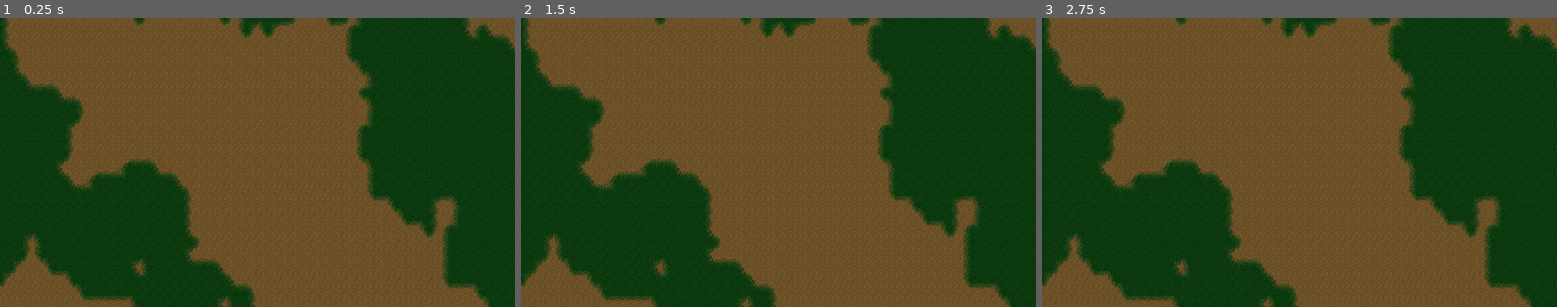
Above: before the commit, frames 1-3 (left to right).
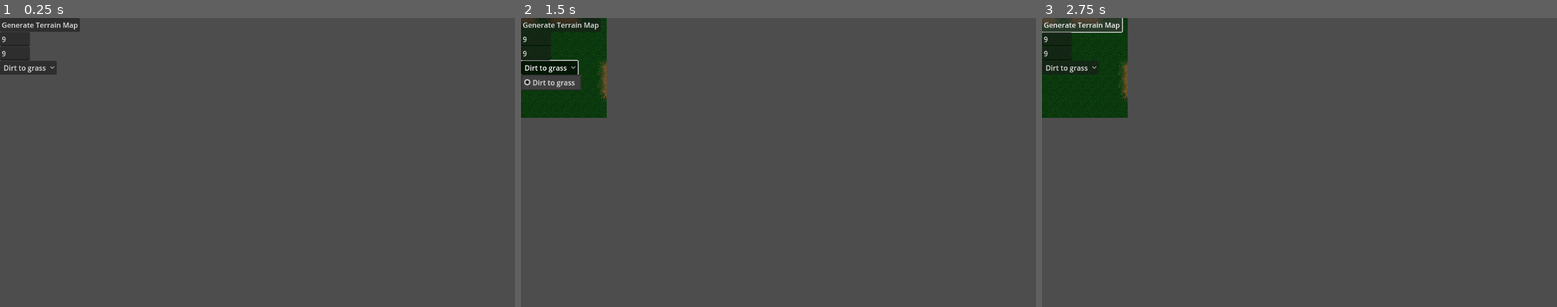
Above: after the commit, the same moments.

Repository: 28jb11/space-game
Game: Godot game, scene res://scenes/test_bed.tscn
The game is run twice, just before and just after one commit, with the same random seed, the same clock (stepped at 60 frames per second) and the same inputs. Before the commit the project starts from res://scenes/marching_squares.tscn.
Inputs (mouse positions are in pixels of both pictures, inside the frame that each line leads up to):
- Up to frame 1 (0.25 s): no input
- Up to frame 2 (1.5 s): click (562, 23) at 0.5 s, where only the run after the commit has a clickable "Generate Terrain Map"; click (551, 67) at 1.25 s, where only the run after the commit has a clickable "Dirt to grass"
- Up to frame 3 (2.75 s): click (1083, 23) at 2 s, where only the run after the commit has a clickable "Generate Terrain Map"

The runs differ from the first frame. In frame 1, 100% of the frame differs, in the area x 0-100%, y 0-100%; in frame 2, 98%; in frame 3, 98%.

Commit message:
refactored. added ui controls for testing map generation and tileset wrapping

Diff:
--- a/project.godot
+++ b/project.godot
@@ -11,7 +11,7 @@
 [application]
 
 config/name="space-game"
-run/main_scene="res://scenes/marching_squares.tscn"
+run/main_scene="res://scenes/test_bed.tscn"
 config/features=PackedStringArray("4.3", "Mobile")
 config/icon="res://icon.svg"
 
--- a/scenes/marching_squares.tscn
+++ /dev/null
@@ -1,18 +0,0 @@
-[gd_scene load_steps=5 format=3 uid="uid://irt4kb7muv8d"]
-
-[ext_resource type="Script" path="res://scripts/marching_squares.gd" id="1_4g56q"]
-[ext_resource type="PackedScene" uid="uid://bdea0676dkc0" path="res://scenes/tile_map.tscn" id="2_mneic"]
-
-[sub_resource type="FastNoiseLite" id="FastNoiseLite_5efmv"]
-noise_type = 3
-seed = 6
-frequency = 0.0463
-
-[sub_resource type="NoiseTexture2D" id="NoiseTexture2D_xwi7m"]
-noise = SubResource("FastNoiseLite_5efmv")
-
-[node name="MarchingSquares" type="Node2D"]
-script = ExtResource("1_4g56q")
-noise_height_text = SubResource("NoiseTexture2D_xwi7m")
-
-[node name="TileMap" parent="." instance=ExtResource("2_mneic")]
--- a/scenes/test_bed.tscn
+++ b/scenes/test_bed.tscn
@@ -1,12 +1,27 @@
-[gd_scene load_steps=2 format=3 uid="uid://c3opfl4r2s7y6"]
+[gd_scene load_steps=7 format=3 uid="uid://c3opfl4r2s7y6"]
 
-[ext_resource type="PackedScene" uid="uid://irt4kb7muv8d" path="res://scenes/marching_squares.tscn" id="1_2o184"]
+[ext_resource type="PackedScene" uid="uid://irt4kb7muv8d" path="res://scenes/tile_wrapper.tscn" id="1_2o184"]
+[ext_resource type="Script" path="res://scripts/test_bed.gd" id="1_jbmxw"]
+[ext_resource type="Script" path="res://scripts/generate_terrain.gd" id="3_blea5"]
+[ext_resource type="PackedScene" uid="uid://bdea0676dkc0" path="res://scenes/tile_map.tscn" id="4_5nyuh"]
+
+[sub_resource type="FastNoiseLite" id="FastNoiseLite_7mjxn"]
+seed = 3
+frequency = 0.0315
+
+[sub_resource type="NoiseTexture2D" id="NoiseTexture2D_4yeeh"]
+noise = SubResource("FastNoiseLite_7mjxn")
 
 [node name="TestBed" type="Node"]
+script = ExtResource("1_jbmxw")
 
-[node name="MSTiles" parent="." instance=ExtResource("1_2o184")]
+[node name="TileWrapper" parent="." instance=ExtResource("1_2o184")]
 
 [node name="GenerateTerrain" type="Node2D" parent="."]
+script = ExtResource("3_blea5")
+noise_height_text = SubResource("NoiseTexture2D_4yeeh")
+
+[node name="TileMap" parent="." instance=ExtResource("4_5nyuh")]
 
 [node name="TestControls" type="Control" parent="."]
 layout_mode = 3
@@ -14,22 +29,36 @@
 offset_right = 40.0
 offset_bottom = 40.0
 
-[node name="GenerateMap" type="Button" parent="TestControls"]
+[node name="GenerateTerrainButton" type="Button" parent="TestControls"]
 layout_mode = 0
-offset_right = 8.0
-offset_bottom = 8.0
+offset_right = 179.0
+offset_bottom = 31.0
+text = "Generate Terrain Map"
 
-[node name="SelectTerrain" type="OptionButton" parent="TestControls"]
+[node name="SelectTerrainMenu" type="OptionButton" parent="TestControls"]
 layout_mode = 0
-offset_right = 32.0
-offset_bottom = 20.0
+offset_top = 96.0
+offset_right = 127.0
+offset_bottom = 127.0
+selected = 0
+item_count = 1
+popup/item_0/text = "Dirt to grass"
 
-[node name="Height" type="LineEdit" parent="TestControls"]
+[node name="HeightInput" type="LineEdit" parent="TestControls"]
 layout_mode = 0
+offset_top = 32.0
 offset_right = 67.0625
-offset_bottom = 31.0
+offset_bottom = 63.0
+text = "9"
+placeholder_text = "Height"
 
-[node name="Width" type="LineEdit" parent="TestControls"]
+[node name="WidthInput" type="LineEdit" parent="TestControls"]
 layout_mode = 0
+offset_top = 64.0
 offset_right = 67.0625
-offset_bottom = 31.0
+offset_bottom = 95.0
+text = "9"
+placeholder_text = "Width"
+
+[connection signal="pressed" from="TestControls/GenerateTerrainButton" to="." method="_on_generate_terrain_button_pressed"]
+[connection signal="item_selected" from="TestControls/SelectTerrainMenu" to="." method="_on_select_terrain_menu_item_selected"]
--- /dev/null
+++ b/scenes/tile_wrapper.tscn
@@ -0,0 +1,9 @@
+[gd_scene load_steps=3 format=3 uid="uid://irt4kb7muv8d"]
+
+[ext_resource type="Script" path="res://scripts/tile_wrapper.gd" id="1_4g56q"]
+[ext_resource type="PackedScene" uid="uid://bdea0676dkc0" path="res://scenes/tile_map.tscn" id="2_mneic"]
+
+[node name="TileParser" type="Node2D"]
+script = ExtResource("1_4g56q")
+
+[node name="TileMap" parent="." instance=ExtResource("2_mneic")]
--- /dev/null
+++ b/scripts/generate_terrain.gd
@@ -0,0 +1,30 @@
+extends Node2D
+
+class_name GenerateTerrain
+
+@export var noise_height_text = NoiseTexture2D
+var noise = Noise
+
+# Called when the node enters the scene tree for the first time.
+func _ready() -> void:
+	noise = noise_height_text.noise
+
+func generate_terrain_grid(grid_width : int, grid_height : int) -> Dictionary:
+	var terrain0 = 0
+	var terrain1 = 1
+
+	var terrain_positions = {}
+
+	for x in range(grid_width):
+		for y in range(grid_height):
+			var noise_val = noise.get_noise_2d(x, y)
+			if noise_val <= 0.0:
+				terrain_positions[Vector2(x, y)] = terrain0
+			elif noise_val > 0.0:
+				terrain_positions[Vector2(x, y)] = terrain1
+
+	return terrain_positions
+
+# Called every frame. 'delta' is the elapsed time since the previous frame.
+func _process(delta: float) -> void:
+	pass
--- /dev/null
+++ b/scripts/test_bed.gd
@@ -0,0 +1,28 @@
+extends Node
+
+@onready var width_input = $TestControls/WidthInput
+@onready var height_input = $TestControls/HeightInput
+@onready var generate_terain_button = $TestControls/GenerateTerrainButton
+@onready var terrain_generator = $GenerateTerrain
+
+@onready var tile_wrapper = $TileWrapper
+
+var MS_tiles : Dictionary = {}
+# Called when the node enters the scene tree for the first time.
+func _ready() -> void:
+	MS_tiles = tile_wrapper.initialize()
+	pass
+
+# Called every frame. 'delta' is the elapsed time since the previous frame.
+func _process(delta: float) -> void:
+	pass
+
+func _on_generate_terrain_button_pressed() -> void:
+	var terrain_map = terrain_generator.generate_terrain_grid(int(width_input.text), int(height_input.text))
+	tile_wrapper.apply_marching_squares(terrain_map, MS_tiles, int(width_input.text), int(height_input.text))
+	print(terrain_map)
+
+
+
+func _on_select_terrain_menu_item_selected(index: int) -> void:
+	pass # Replace with function body.
--- a/scripts/marching_squares.gd
+++ b/scripts/tile_wrapper.gd
@@ -1,51 +1,24 @@
 extends Node2D
 
-class_name MarchingSquares
+class_name TileWrapper
 
 @onready var tilemap = $TileMap
 @onready var tileset = tilemap.tile_set
 @onready var tileset_source = tileset.get_source(0)
 
-@export var noise_height_text = NoiseTexture2D
-var noise = Noise
+func _ready():
+	pass
 
-var grid_width = 100
-var grid_height = 100
+func initialize() -> Dictionary:
 
-var terrains : Array = []
-
-func _ready():
-	_initialize()
-
-func _initialize():
+	var terrains : Array = []
 	print("initializing terrain sets...")
 	for i in range(tileset.get_custom_data_layers_count()):
 		terrains.append(tileset.get_custom_data_layer_name(i))
 
-	var cases = get_marching_squares_tiles()
-	print(cases)
+	var marching_squares_tiles = get_marching_squares_tiles(terrains)
+	return marching_squares_tiles
 
-	noise = noise_height_text.noise
-
-	var map = generate_world()
-
-	apply_marching_squares_tiles(map, cases)
-
-func generate_world() -> Dictionary:
-	var dirt_index = 0
-	var grass_index = 1
-
-	var terrain_positions = {}
-
-	for x in range(grid_width):
-		for y in range(grid_height):
-			var noise_val = noise.get_noise_2d(x, y)
-			if noise_val <= 0.0:
-				terrain_positions[Vector2(x, y)] = dirt_index
-			elif noise_val > 0.0:
-				terrain_positions[Vector2(x, y)] = grass_index
-
-	return terrain_positions
 
 func get_tileset_custom_data(terrain : String) -> Dictionary:
 	var tile_positions = []
@@ -60,7 +33,7 @@
 
 	return tileset_custom_data
 
-func get_marching_squares_tiles():
+func get_marching_squares_tiles(terrains : Array) -> Dictionary:
 	var marching_squares_tiles : Dictionary = {}
 	for terrain in terrains:
 		var custom_data = get_tileset_custom_data(terrain)
@@ -76,7 +49,7 @@
 		tilemap.set_cell(0, cell_position, tileset.get_source_id(0), atlas_position, 0)
 		cell_position += Vector2(1,0)
 
-func apply_marching_squares_tiles(map: Dictionary, cases: Dictionary):
+func apply_marching_squares(map: Dictionary, cases: Dictionary, grid_width: int, grid_height: int):
 	print("applying marching squares tiles...")
 
 	for custom_data_layer in cases.keys():
